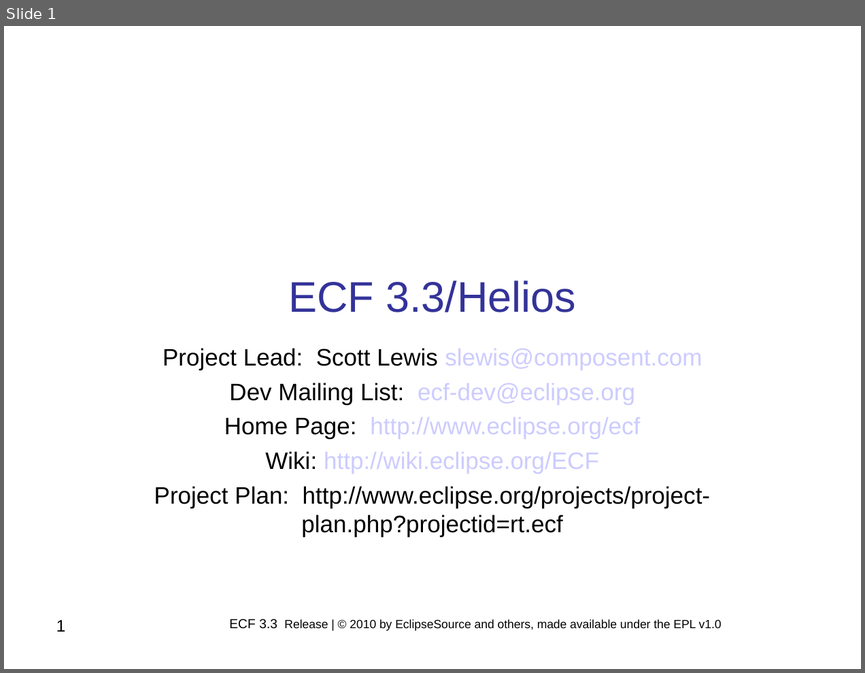
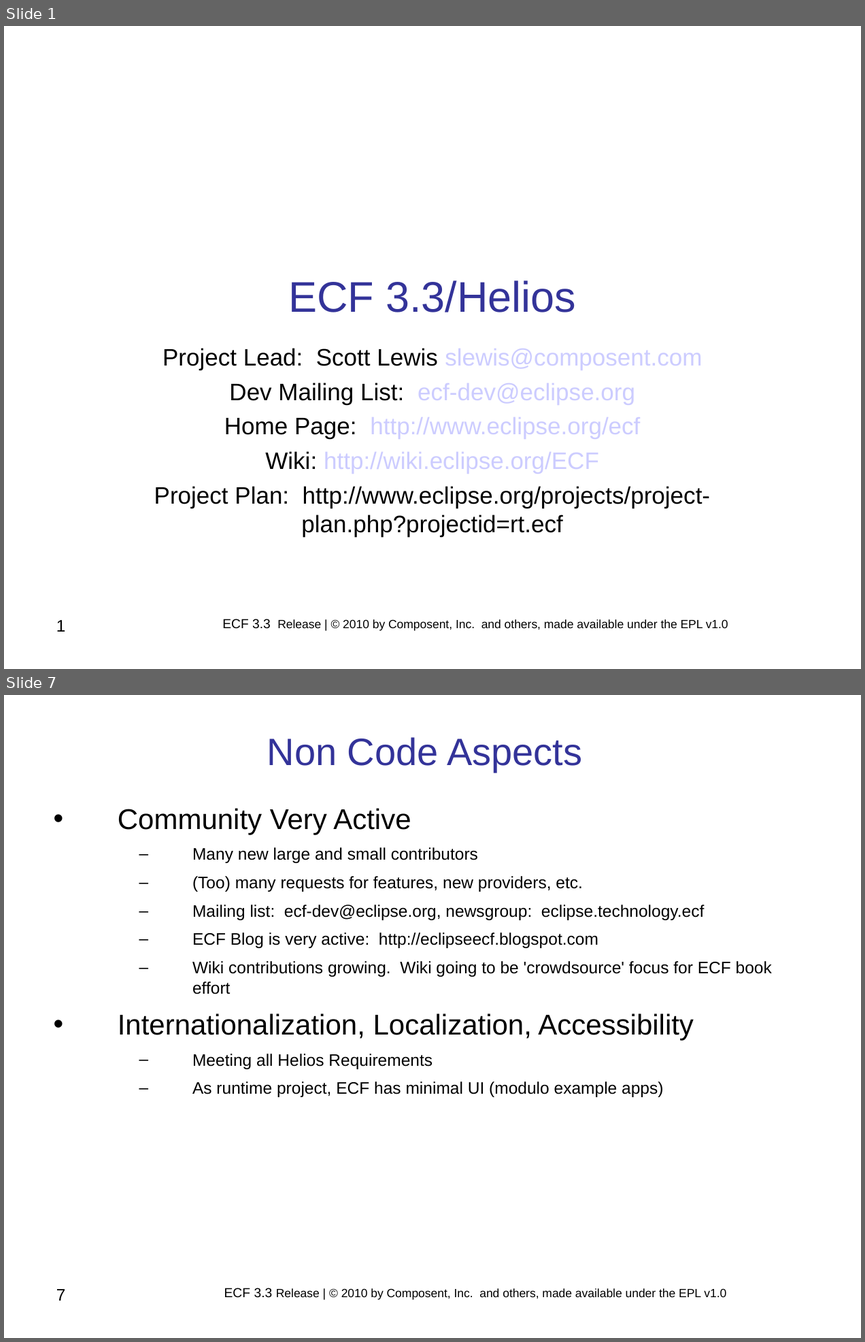
Before and after one commit to eclipse/ecf-website, a slide deck: reviews/ECF_Project_3.3_Release_Review.ppt. Shown one above the other, each under a label of ours: slide 1 before the commit, slides 1 and 7 after it; the slides between them are not shown. The pictures are 865x673 and 865x1342 pixels, drawn with LibreOffice and Linux fonts; fonts in the diff are those of the drawing; background and template pictures are left out. Boxes give left, top, right and bottom in pixels: in the first picture for what was removed or moved away, otherwise in the second. Text is boxed around its words. In the diff, an @@ line names an element or a change of style, - is before the commit and + after.

Commit message:
New ECF 3.3. release materials

```diff
--- a/reviews/ECF_Project_3.3_Release_Review.ppt
+++ b/reviews/ECF_Project_3.3_Release_Review.ppt
@@ slide 7 added at (4,695,861,1338), background #FFFFFF @@
@@ title added at (267,737,582,773), 32 pt, text #333399 @@
+Non Code Aspects
@@ text added at (118,808,772,1097), 14 pt, text #000000 @@
+• Community Very Active
+  – Many new large and small contributors
+  – (Too) many requests for features, new providers, etc.
+  – Mailing list: ecf-dev@eclipse.org, newsgroup: eclipse.technology.ecf
+  – ECF Blog is very active: http://eclipseecf.blogspot.com
+  – Wiki contributions growing. Wiki going to be 'crowdsource' focus for ECF book effort
+• Internationalization, Localization, Accessibility
+  – Meeting all Helios Requirements
+  – As runtime project, ECF has minimal UI (modulo example apps)
@@ page number added at (56,1289,66,1300), 14 pt, text #000000 @@
+7
@@ text added at (224,1287,726,1300), 10 pt, text #000000 @@
+ECF 3.3 Release | © 2010 by Composent, Inc. and others, made available under the EPL v1.0
@@ slide 1 changed as well @@
@@ text at (222,618,728,631): text changed @@
-ECF 3.3 Release | © 2010 by EclipseSource and others, made available under the EPL v1.0
+ECF 3.3 Release | © 2010 by Composent, Inc. and others, made available under the EPL v1.0
```
Also in this commit, not shown: 4 other slides changed, 8 other slides added, 3 slides removed, 3 other files.
